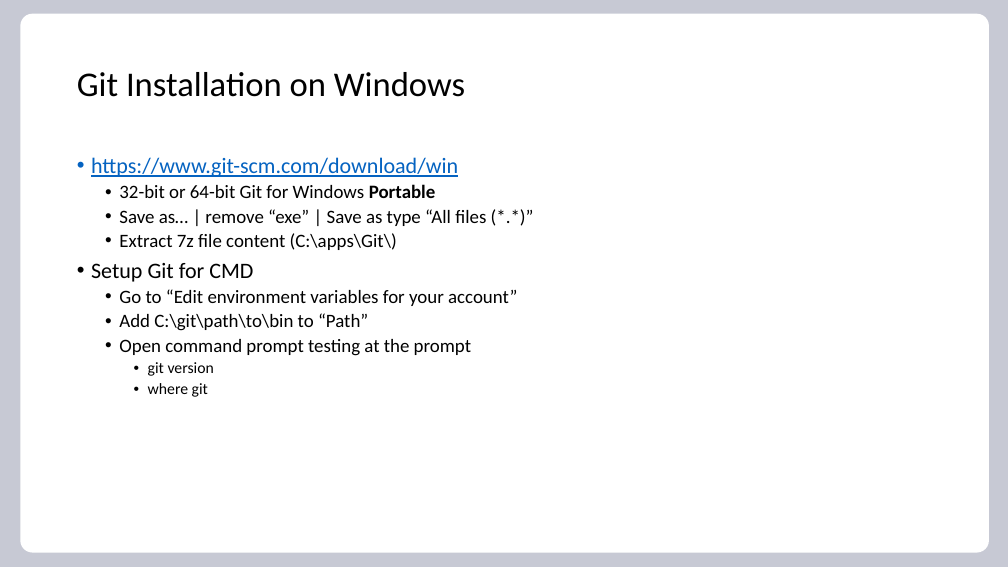
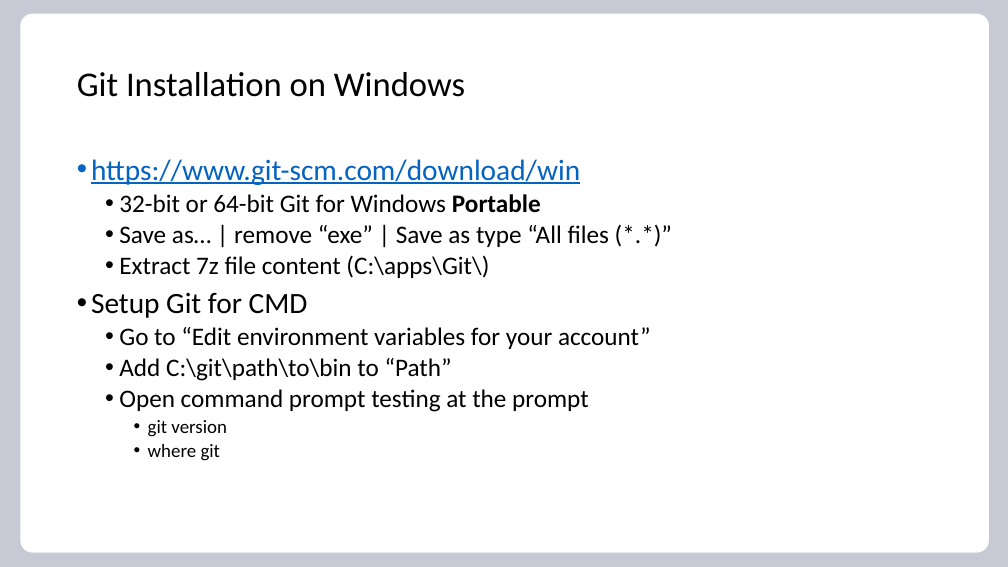
Before and after one commit to jeffsuperglide/CAVI-Script-Training, a slide deck: slide 12 of CWMS-git-training/git.pptx (slide 10 before the commit). Drawn at 1008x567 pixels with LibreOffice and Linux fonts; fonts in the diff are those of the drawing; background and template pictures are left out. Boxes give left, top, right and bottom in pixels: in the first picture for what was removed or moved away, otherwise in the second. Text is boxed around its words. In the diff, an @@ line names an element or a change of style, - is before the commit and + after.

```diff
--- a/CWMS-git-training/git.pptx
+++ b/CWMS-git-training/git.pptx
@@ text "https://www.git-scm.com/download/win" at bbox=[91, 159, 651, 461]: size 21 to 28 pt in "https://www.git-scm.com/download/win", "Setup Git for CMD"; size 18 to 24 pt in "32-bit or 64-bit Git for Windows Portable", "Save as… | remove “exe” | Save ...", "Extract 7z file content (C:\apps\Git\)", "Go to “Edit environment variables for your ..." and 2 more places; size 15 to 18 pt in "git version", "where git" @@
```
Also in this commit, not shown: 3 other slides changed, 8 slides added, 1 slide removed, 1 other file.
